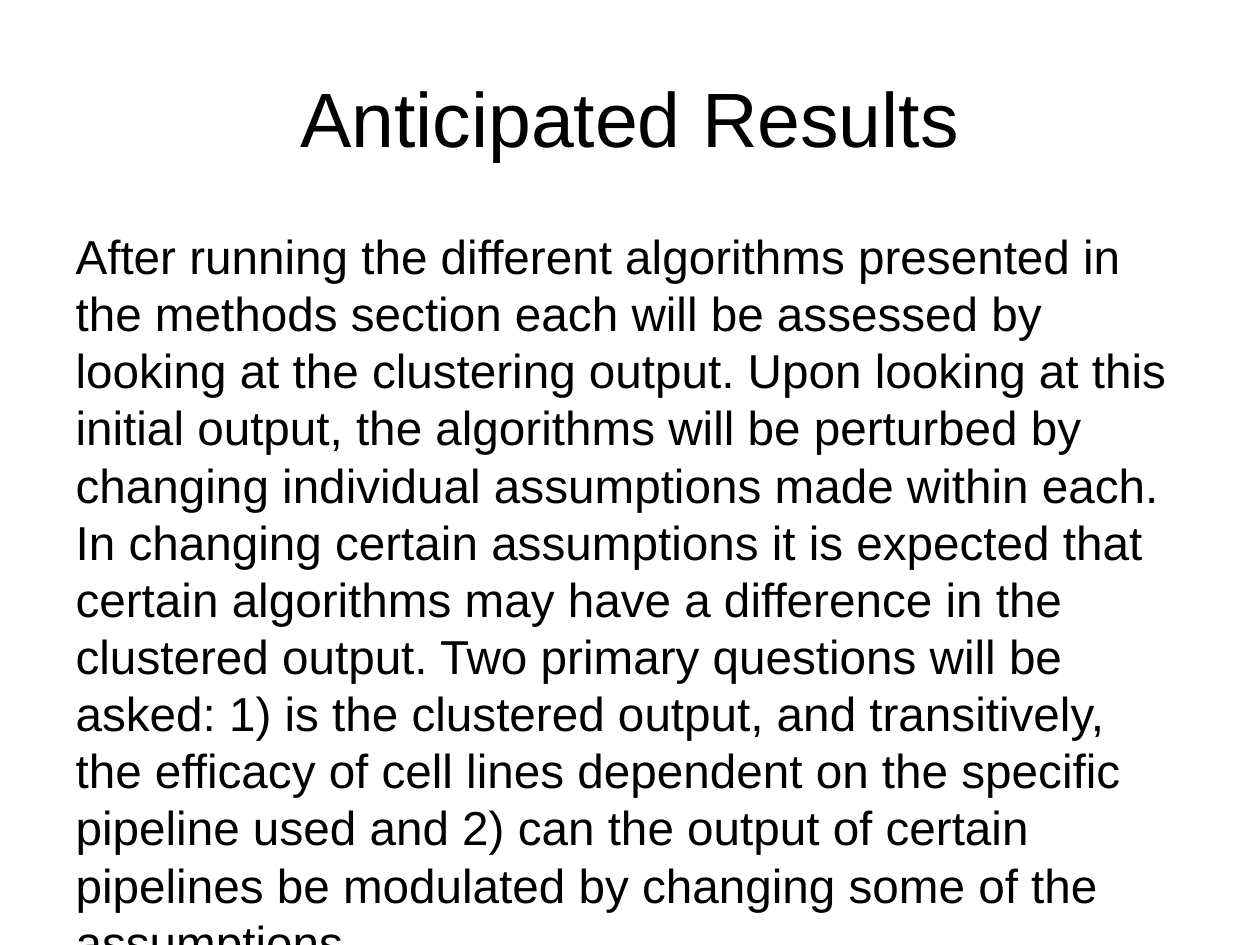
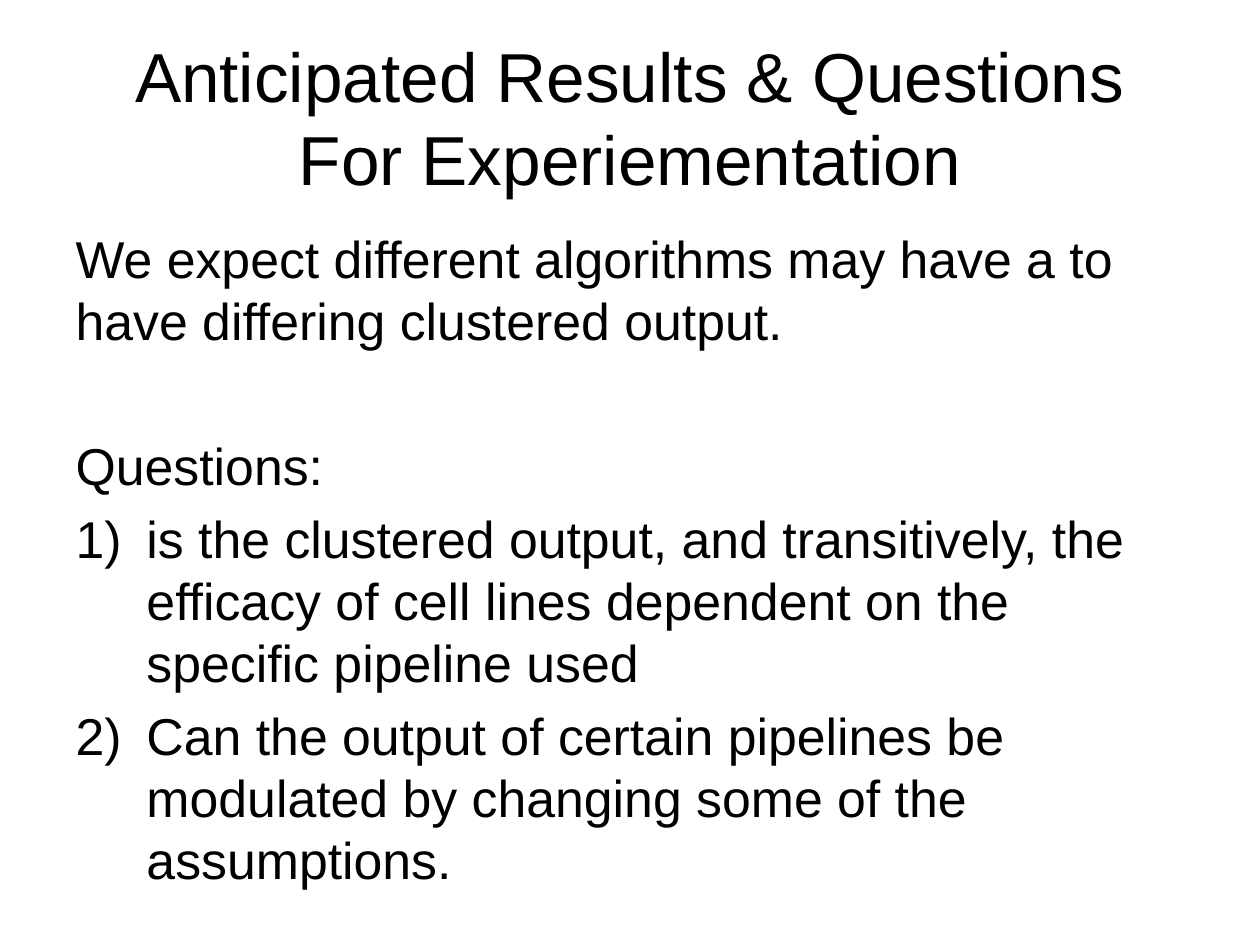
Before and after one commit to eotles/CS838, a slide deck: slide 12 of ProjectPresentation.pptx (slide 11 before the commit). Drawn at 1260x945 pixels with LibreOffice and Linux fonts; fonts in the diff are those of the drawing. Boxes give left, top, right and bottom in pixels: in the first picture for what was removed or moved away, otherwise in the second. Text is boxed around its words. In the diff, an @@ line names an element or a change of style, - is before the commit and + after.

```diff
--- a/ProjectPresentation.pptx
+++ b/ProjectPresentation.pptx
@@ title at <box>135,51,1124,198</box>: text changed; size 44 to 39.6 pt @@
-Anticipated Results
+Anticipated Results & Questions For Experiementation
@@ text at <box>76,240,1124,827</box>: text changed; size 27.2 to 29.6 pt @@
-After running the different algorithms presented in the methods section each will be assessed by looking at the clustering output. Upon looking at this initial output, the algorithms will be perturbed by changing individual assumptions made within each. In changing certain assumptions it is expected that certain algorithms may have a difference in the clustered output. Two primary questions will be asked: 1) is the clustered output, and transitively, the efficacy of cell lines dependent on the specific pipeline used and 2) can the output of certain pipelines be modulated by changing some of the assumptions.
+We expect different algorithms may have a to have differing clustered output.
+Questions:
+1) is the clustered output, and transitively, the efficacy of cell lines dependent on the specific pipeline used
+2) Can the output of certain pipelines be modulated by changing some of the assumptions.
```
Also in this commit, not shown: 3 other slides changed, 9 slides added, 6 slides removed.
